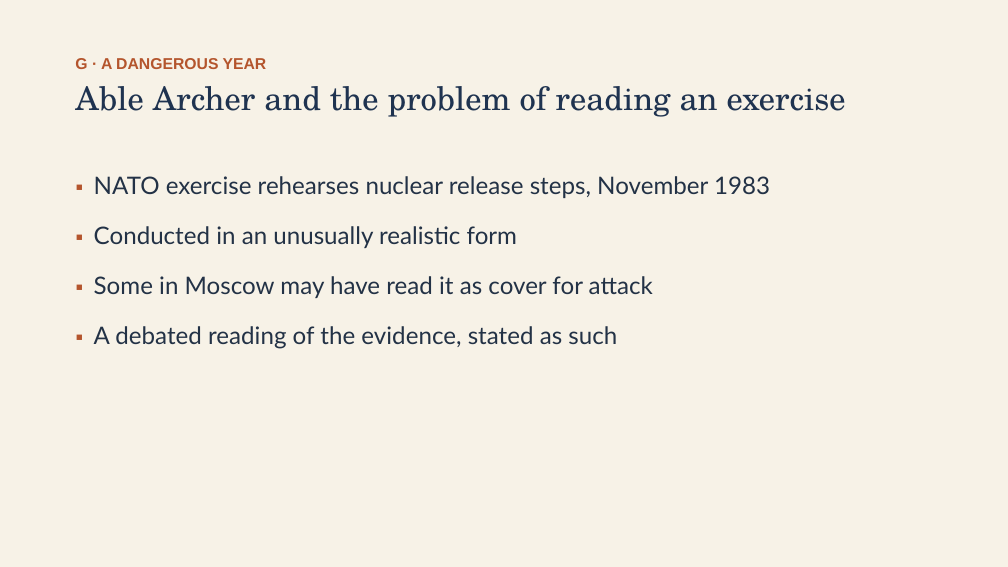
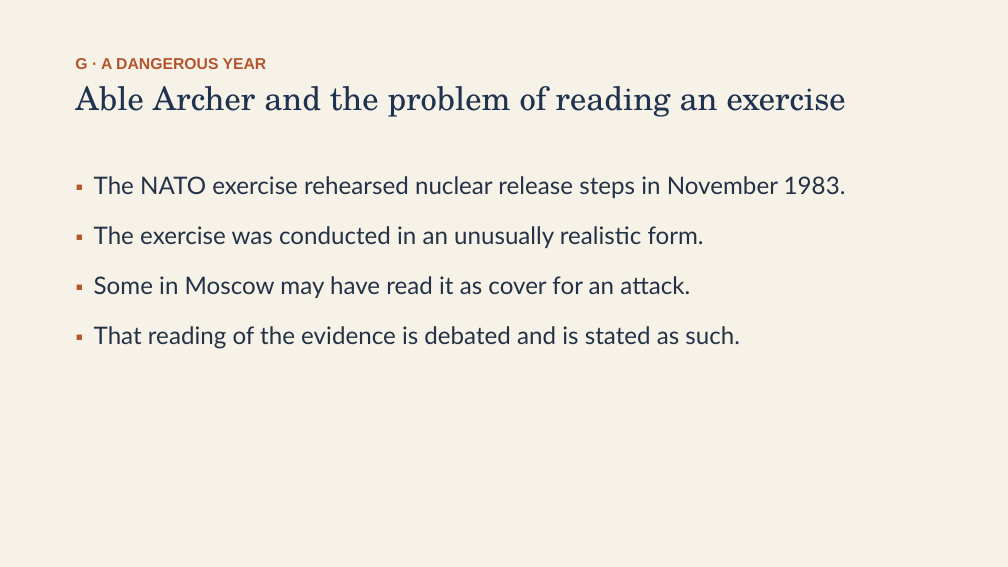
Before and after one commit to ab17gthb/humanities-curriculum-group, a slide deck: slide 25 of cold-war/lesson-07/lesson-07-slides.pptx. Drawn at 1008x567 pixels with LibreOffice and Linux fonts; fonts in the diff are those of the drawing. Boxes give left, top, right and bottom in pixels: in the first picture for what was removed or moved away, otherwise in the second. Text is boxed around its words. In the diff, an @@ line names an element or a change of style, - is before the commit and + after.

```diff
--- a/cold-war/lesson-07/lesson-07-slides.pptx
+++ b/cold-war/lesson-07/lesson-07-slides.pptx
@@ text at (94,176,846,349): text changed @@
-▪ NATO exercise rehearses nuclear release steps, November 1983
-▪ Conducted in an unusually realistic form
-▪ Some in Moscow may have read it as cover for attack
-▪ A debated reading of the evidence, stated as such
+▪ The NATO exercise rehearsed nuclear release steps in November 1983.
+▪ The exercise was conducted in an unusually realistic form.
+▪ Some in Moscow may have read it as cover for an attack.
+▪ That reading of the evidence is debated and is stated as such.
```
Also in this commit, not shown: 11 other slides changed, 6 other files.
